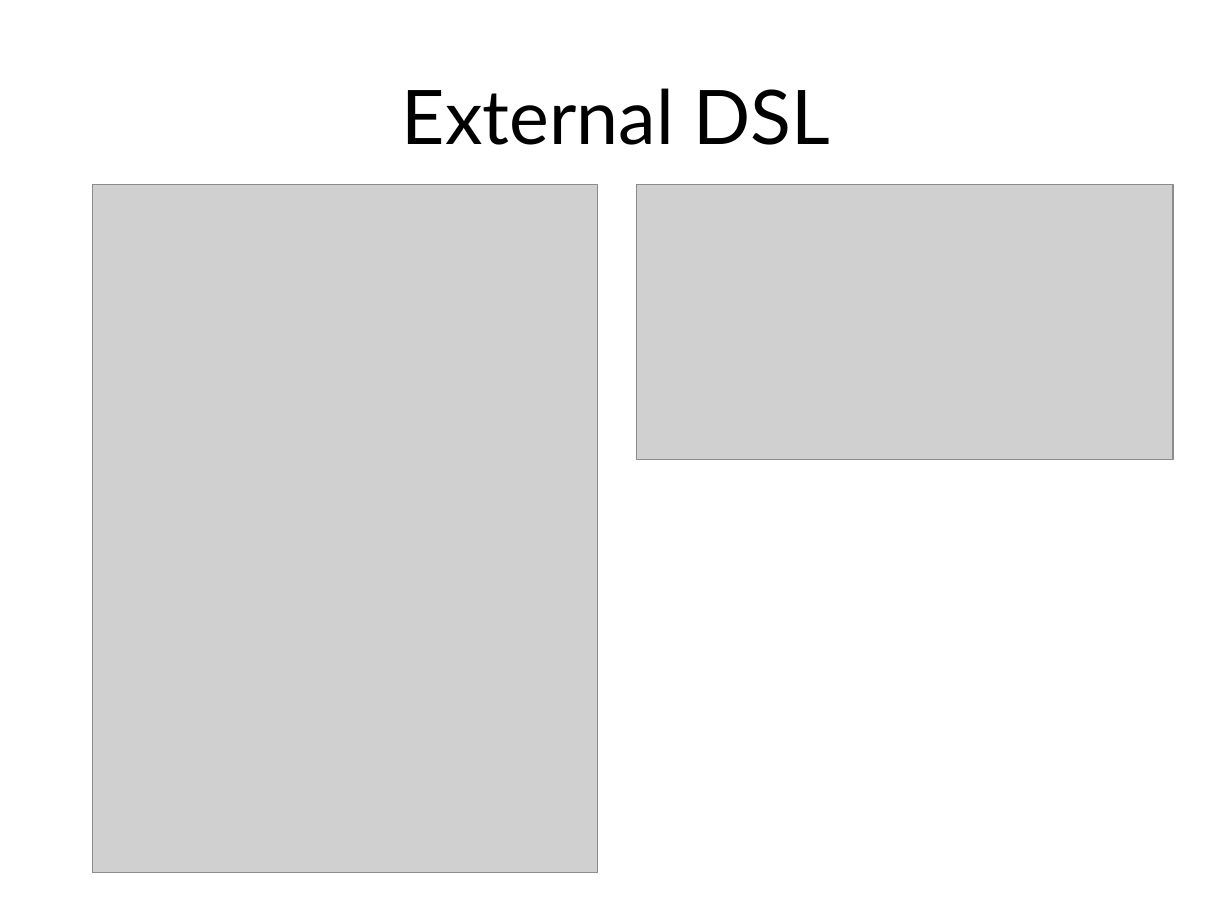
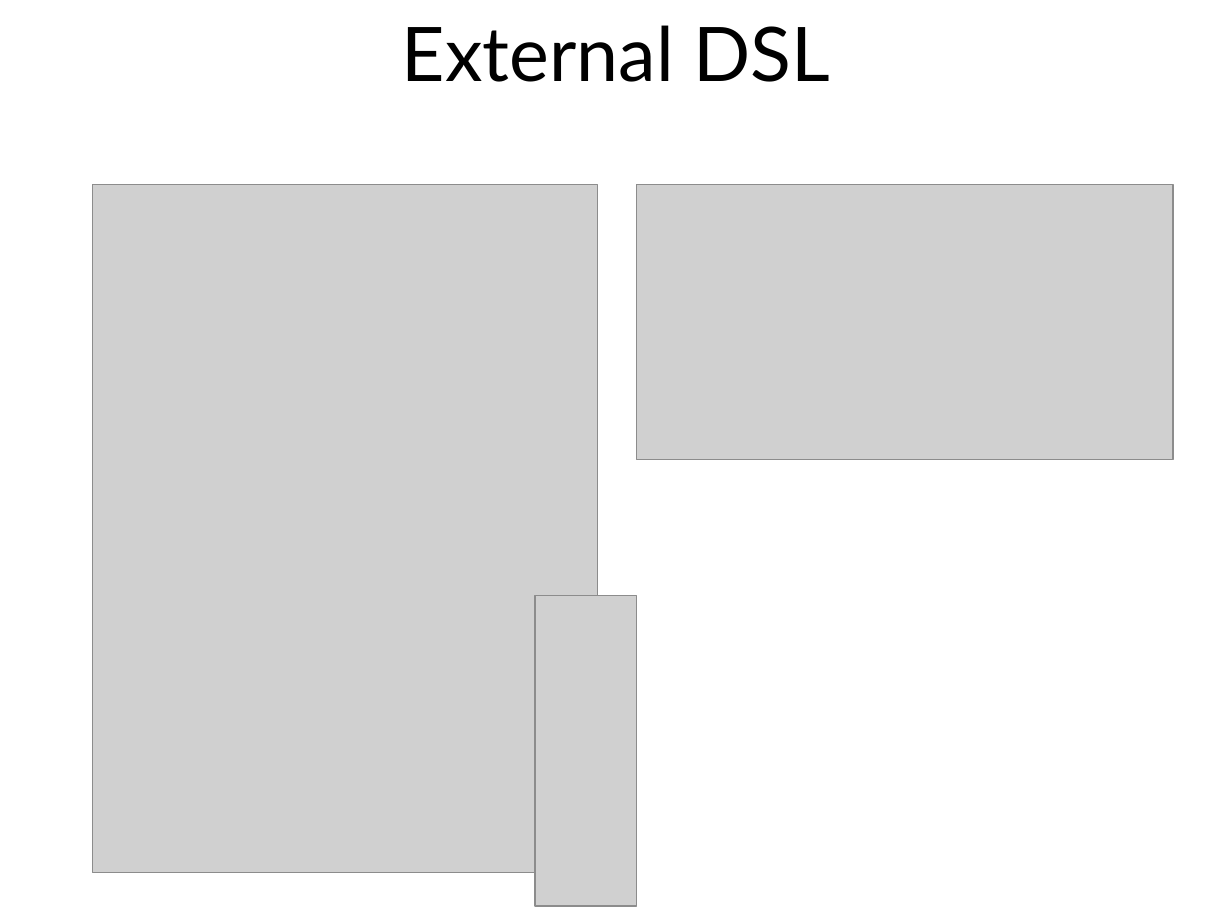
Before and after one commit to msuarz/portfolio, a slide deck: slide 16 of agile2011/presentation.pptx. Drawn at 1232x924 pixels with LibreOffice and Linux fonts; fonts in the diff are those of the drawing; grey boxes stand for pictures; background and template pictures are left out. Boxes give left, top, right and bottom in pixels: in the first picture for what was removed or moved away, otherwise in the second. Text is boxed around its words. In the diff, an @@ line names an element or a change of style, - is before the commit and + after.

```diff
--- a/agile2011/presentation.pptx
+++ b/agile2011/presentation.pptx
@@ title "External DSL": place and size @@
-title "External DSL" at (402,88,830,145)
+title "External DSL" at (402,25,830,82)
@@ picture added at (535,595,636,906) @@
```
Also in this commit, not shown: 19 other slides changed, 4 slides added, 3 slides removed, 5 other files.
